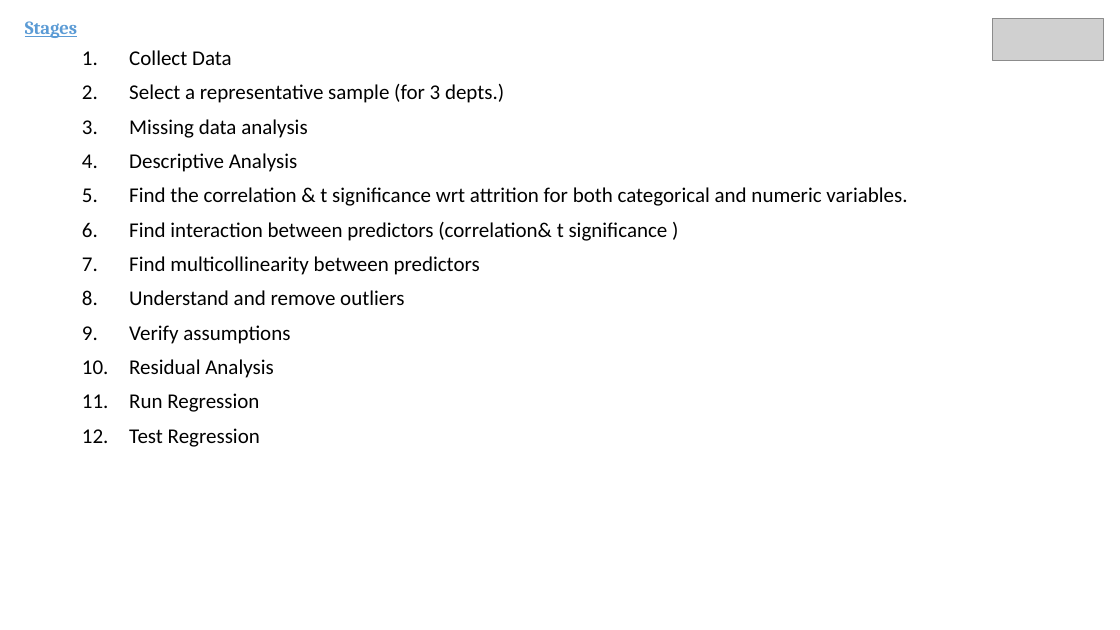
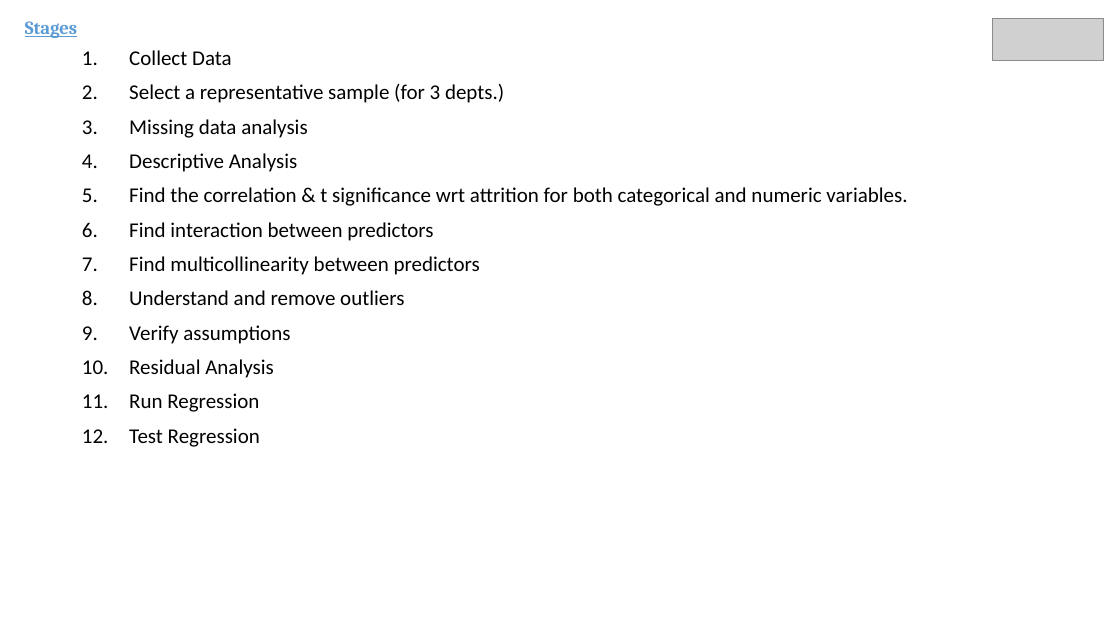
Before and after one commit to Makarand87/AttritionAnalysis, a slide deck: slide 7 of Reasons of Attrition_R1.pptx. Drawn at 1120x630 pixels with LibreOffice and Linux fonts; fonts in the diff are those of the drawing; grey boxes stand for pictures. Boxes give left, top, right and bottom in pixels: in the first picture for what was removed or moved away, otherwise in the second. Text is boxed around its words. In the diff, an @@ line names an element or a change of style, - is before the commit and + after.

```diff
--- a/Reasons of Attrition_R1.pptx
+++ b/Reasons of Attrition_R1.pptx
@@ text at (129,222,433,241): text changed @@
-6. Find interaction between predictors (correlation& t significance )
+6. Find interaction between predictors
```
Also in this commit, not shown: 6 other files.
